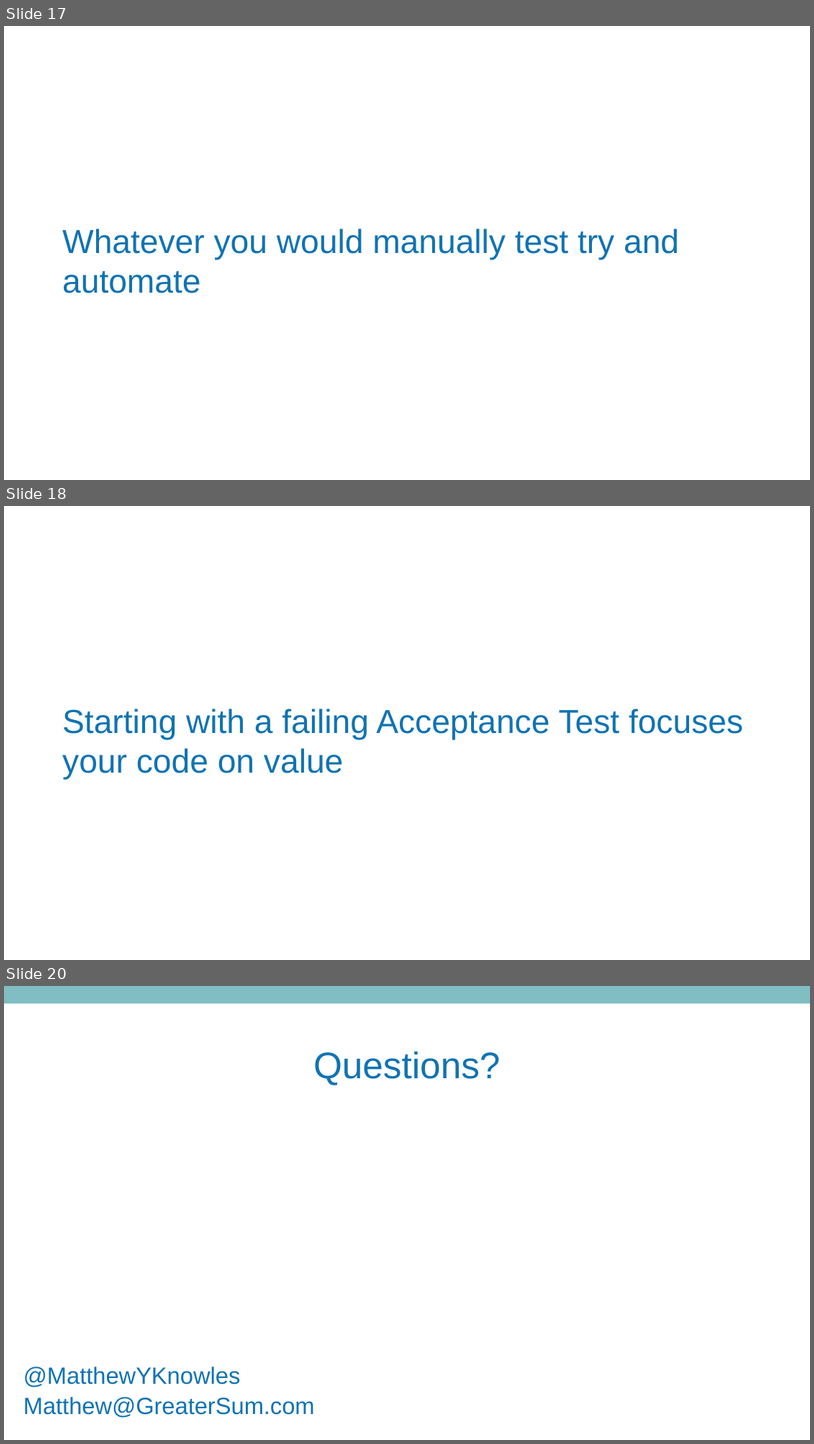
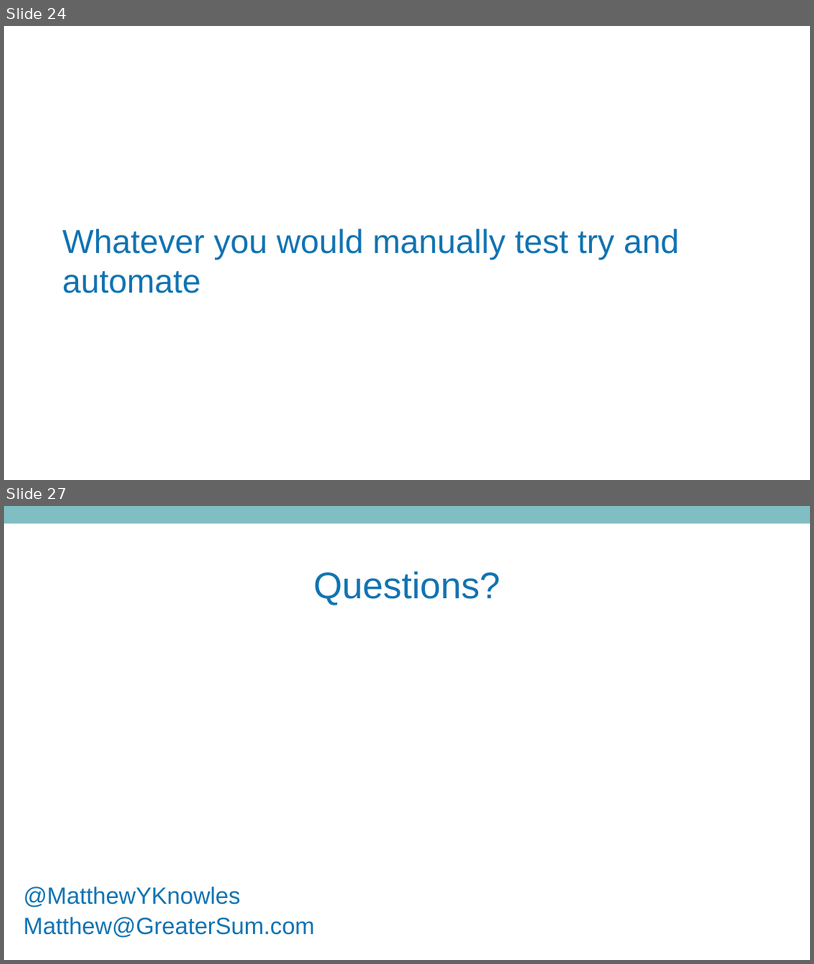
Before and after one commit to MatthewYKnowles/atlanta-code-camp-2019, a slide deck: And Now Seleniums Watch is Ended.pptx. Shown one above the other, each under a label of ours: slides 17, 18 and 20 before the commit, slides 24 and 27 after it; the slides between them are not shown. The pictures are 814x1444 and 814x964 pixels, drawn with LibreOffice and Linux fonts; fonts in the diff are those of the drawing; background and template pictures are left out. Boxes give left, top, right and bottom in pixels: in the first picture for what was removed or moved away, otherwise in the second. Text is boxed around its words. In the diff, an @@ line names an element or a change of style, - is before the commit and + after.

```diff
--- a/And Now Seleniums Watch is Ended.pptx
+++ b/And Now Seleniums Watch is Ended.pptx
@@ slide 18 removed at [4,506,810,960], background picture (left out) @@
@@ title removed at [62,708,743,780] @@
-Starting with a failing Acceptance Test focuses your code on value
@@ what was slide 17 is now slide 24 @@
@@ what was slide 20 is now slide 27 @@
```
Also in this commit, not shown: 3 slides changed, 12 slides added, 4 other slides removed.
